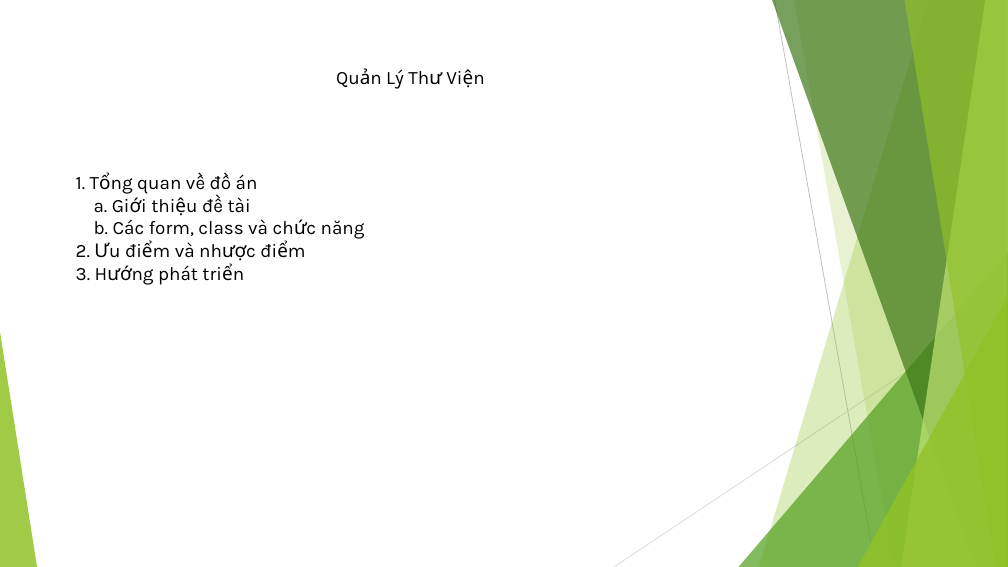
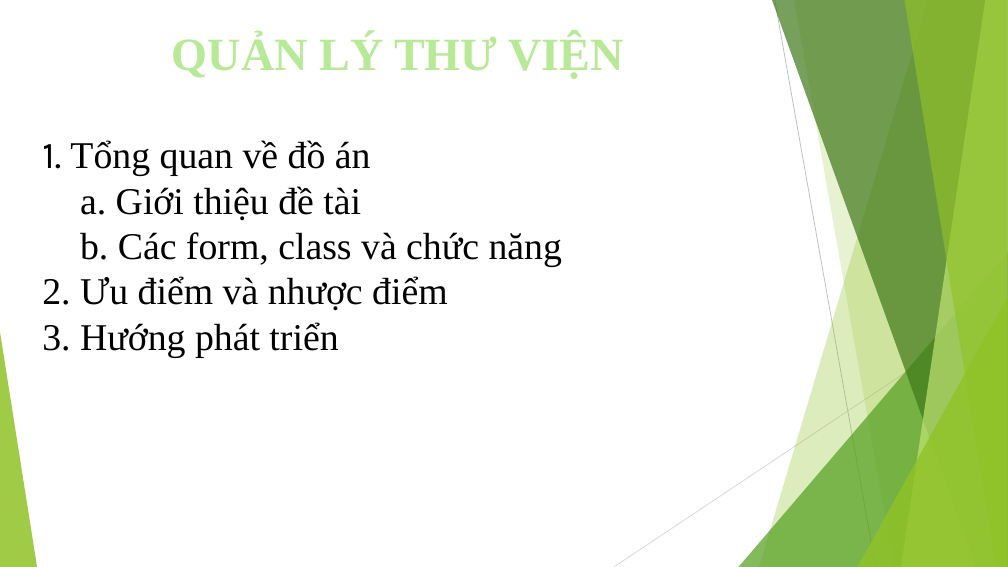
Before and after one commit to levanquoc123/DoAn1-QLTV-, a slide deck: slide 2 of doan1.pptx. Drawn at 1008x567 pixels with LibreOffice and Linux fonts; fonts in the diff are those of the drawing. Boxes give left, top, right and bottom in pixels: in the first picture for what was removed or moved away, otherwise in the second. Text is boxed around its words. In the diff, an @@ line names an element or a change of style, - is before the commit and + after.

```diff
--- a/doan1.pptx
+++ b/doan1.pptx
@@ text at [172, 35, 623, 79]: text changed; size 18 to 44 pt; font Karla to Times New Roman; text colour #000000 to #B7E996; bold on @@
-Quản Lý Thư Viện
+QUẢN LÝ THƯ VIỆN
@@ text "1. Tổng quan về đồ ...": place and size @@
-text "1. Tổng quan về đồ ..." at [76, 174, 365, 285]
+text "1. Tổng quan về đồ ..." at [42, 140, 562, 357]
@@ text "1. Tổng quan về đồ ..." at [42, 140, 562, 357]: size 18 to 36 pt, font Karla to Times New Roman @@
```
Also in this commit, not shown: 10 other slides changed.
